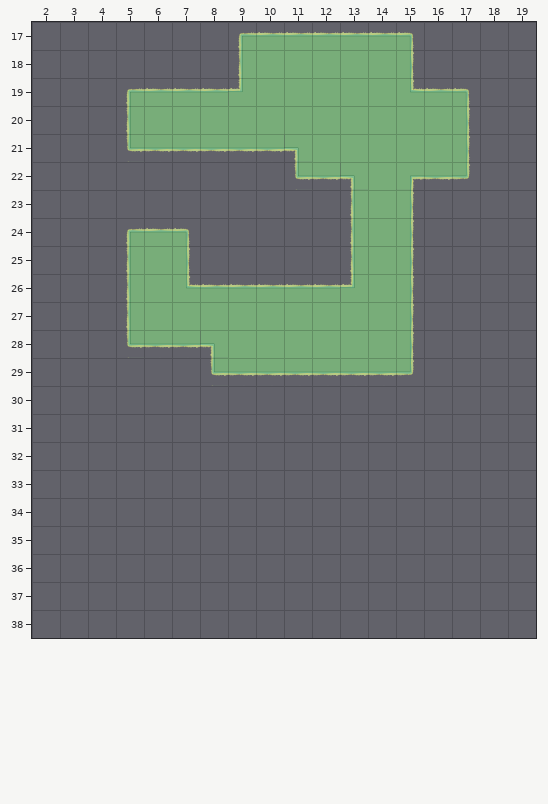
Two states of a Tiled map, LibGDX/core/assets/Levels/example.tmx. Above is the file before it was changed.
Cells are 450x450 px. Shown: x 2..19, y 17..38. The old version is drawn lined up with the new one.
Once edited:
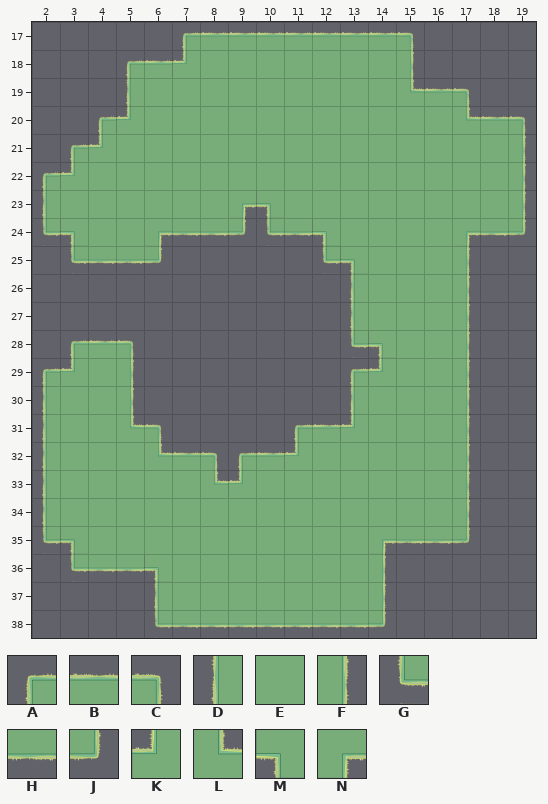
Key: from "tiles March22": A 0, B 1, C 2, D 8, E 9, F 10, G 16, H 17, J 18, K 24, L 25, M 32, N 33.
_ is an empty cell.
Tiles replaced or removed in this view: A, B, C, D, E, F, G, H, J, K, L, M, N.
Message: Fixed Tiles not rendering, and added debug mode (D) for collision.
Change:
Changed rows in their new state; . is an unchanged cell.
map size 20x20 -> 40x40 cells (old content now starts at 2,16; both pictures use the new coordinates)
Layer "Ground":
first column x 2:
17 .....ABB..........
18 ...ABKEE..........
19 ...DEEEE..........
20 ..AK...........LBC
21 .AKEEEEEEE.....EEF
22 AKEEEEEEEEEE.EEEEF
23 DEEEEEENMEEE.EEEEF
24 GMEENHHJGHME.EENHJ
25 .GHHJ_....GM.EEF..
26 ...________D.EEF..
27 ...________D.EEF..
28 .ABC_______GMEEF..
29 AKEF.._____AKEEF..
30 DEEF.......DEEEF..
31 DEELC....ABKEEEF..
32 DEEELBCABKEEEEEF..
33 DEEEEELKEEEEEEEF..
34 DEEEEEEEEEEEEEEF..
35 GMEEEEEEEEEENHHJ..
36 .GHHMEEEEEEEF.....
37 ....DEEEEEEEF.....
38 ....GHHHHHHHJ.....
Pixel boxes of the changes (left, top, right, bottom) in both pictures:
changed: (42, 32, 526, 638)
